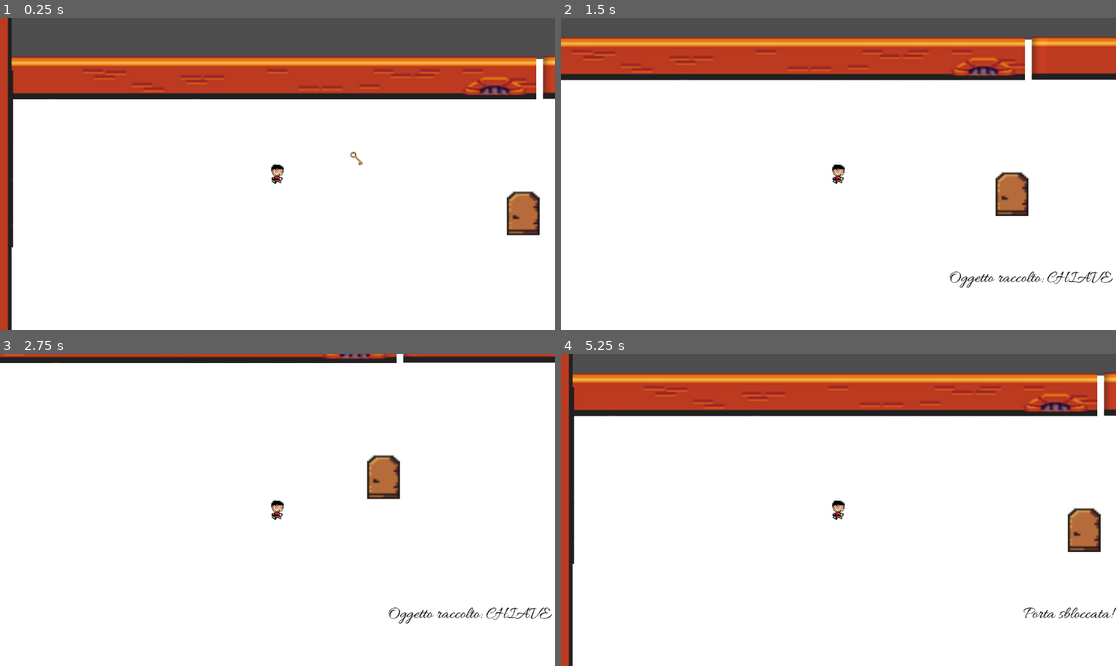
Above: before the commit, frames 1-4 (two rows, left to right).
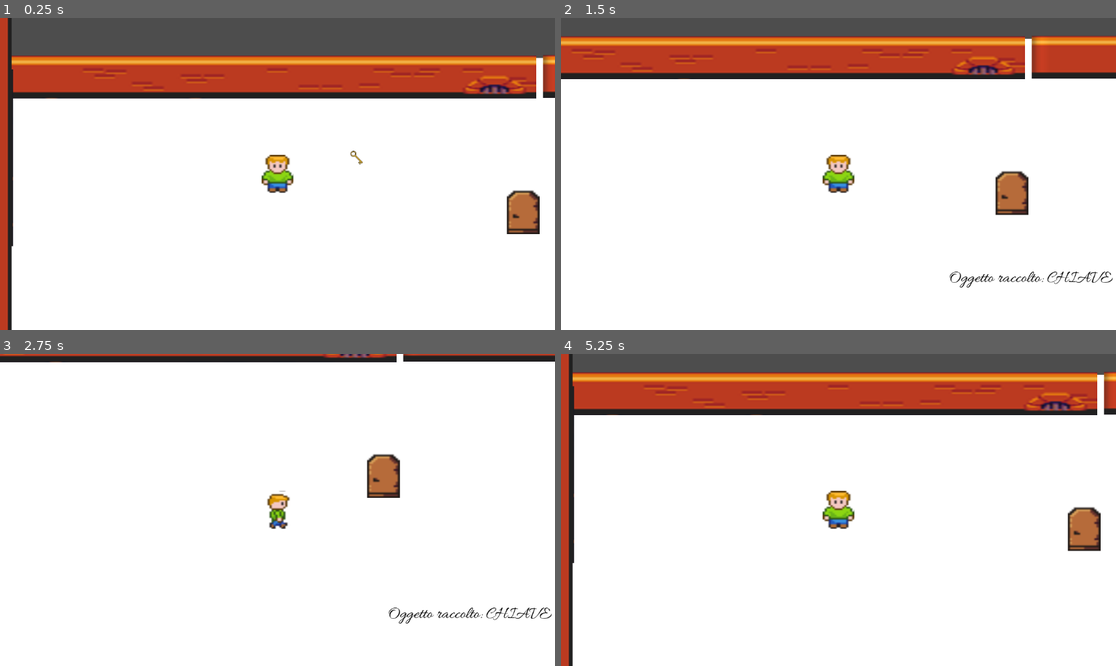
Above: after the commit, the same moments.

Repository: ProfGambetti/Ste-Mat-Mar
Game: Godot game, scene res://room_1.tscn
Same seed, same stepped clock (60 frames per second), same inputs: the game is played once before the commit and once after it. Sound files missing from this copy of the repository are replaced by a short silence.
Inputs:
- Up to frame 1 (0.25 s): no input
- Up to frame 2 (1.5 s): tap Enter at 0.5 s; hold Right (ui_right) 0.53-1.28 s; hold Down (ui_down) from 1.28 s (still down)
- Up to frame 3 (2.75 s): release Down (ui_down) at 2.03 s; hold Right (ui_right) from 2.03 s (still down)
- Up to frame 4 (5.25 s): release Right (ui_right) at 2.78 s; hold Up (ui_up) 2.78-3.53 s; hold Left (ui_left) 3.53-5.03 s; hold Down (ui_down) from 5.03 s (still down)

The runs differ from the first frame. In frame 1, 4.5% of the frame differs, in the area x 2-100%, y 11-74%; in frame 2, 4.5%; in frame 3, 1.6%; in frame 4, 4.7%, in the area x 2-100%, y 5-85%.

Commit message:
fix del player e aggiunta di animazioni

Diff:
--- a/player.gd
+++ b/player.gd
@@ -2,9 +2,46 @@
 
 const SPEED = 200.0
 
+@onready var animated_sprite = $AnimatedSprite2D
+
+# Ricorda l'ultima direzione
+var last_direction = "down"  # Direzione iniziale
+
+func _ready():
+	animated_sprite.play("standing_down")
+
 func _physics_process(delta):
-	# Input movimento
 	var direction = Input.get_vector("ui_left", "ui_right", "ui_up", "ui_down")
 	velocity = direction * SPEED
 
+	if direction != Vector2.ZERO:
+		# In movimento - determina animazione e salva direzione
+		if abs(direction.x) > abs(direction.y):
+			# Movimento orizzontale predominante
+			if direction.x < 0:
+				animated_sprite.play("run_left")
+				last_direction = "left"
+			else:
+				animated_sprite.play("run_right")
+				last_direction = "right"
+		else:
+			# Movimento verticale predominante
+			if direction.y < 0:
+				animated_sprite.play("run_up")
+				last_direction = "up"
+			else:
+				animated_sprite.play("run_down")
+				last_direction = "down"
+	else:
+		# Fermo - usa standing nella direzione corretta
+		match last_direction:
+			"up":
+				animated_sprite.play("standing_up")
+			"down":
+				animated_sprite.play("standing_down")
+			"left":
+				animated_sprite.play("standing_left")
+			"right":
+				animated_sprite.play("standing_right")
+
 	move_and_slide()
--- a/player.tscn
+++ b/player.tscn
@@ -1,41 +1,193 @@
-[gd_scene load_steps=10 format=3 uid="uid://bnyk6jwbbno6b"]
+[gd_scene load_steps=25 format=3 uid="uid://bnyk6jwbbno6b"]
 
 [ext_resource type="Script" uid="uid://cu3yo1xkacwqo" path="res://player.gd" id="1_onrkg"]
-[ext_resource type="Texture2D" uid="uid://dotk36n2usrup" path="res://frame-1.png" id="2_1jxqw"]
-[ext_resource type="Texture2D" uid="uid://d2iv3r3opogut" path="res://frame-2.png" id="3_dw050"]
-[ext_resource type="Texture2D" uid="uid://bqo6v4002jq8" path="res://frame-3.png" id="4_b26j0"]
-[ext_resource type="Texture2D" uid="uid://c6bf32rnddgwm" path="res://frame-4.png" id="5_n7ghd"]
-[ext_resource type="Texture2D" uid="uid://ck5tshsjox1ty" path="res://frame-5.png" id="6_nvl01"]
-[ext_resource type="Texture2D" uid="uid://cpafnahijqftb" path="res://frame-6.png" id="7_ivps1"]
+[ext_resource type="Texture2D" uid="uid://nusxqeq7hy8s" path="res://guy.png" id="2_onrkg"]
 
 [sub_resource type="CapsuleShape2D" id="CapsuleShape2D_hqtel"]
-radius = 20.500002
-height = 73.0
+radius = 42.0
+height = 130.54395
+
+[sub_resource type="AtlasTexture" id="AtlasTexture_i3pqv"]
+atlas = ExtResource("2_onrkg")
+region = Rect2(0, 0, 16, 24)
+
+[sub_resource type="AtlasTexture" id="AtlasTexture_hqtel"]
+atlas = ExtResource("2_onrkg")
+region = Rect2(16, 0, 16, 24)
+
+[sub_resource type="AtlasTexture" id="AtlasTexture_sweqy"]
+atlas = ExtResource("2_onrkg")
+region = Rect2(32, 0, 16, 24)
+
+[sub_resource type="AtlasTexture" id="AtlasTexture_2hs0m"]
+atlas = ExtResource("2_onrkg")
+region = Rect2(48, 0, 16, 24)
+
+[sub_resource type="AtlasTexture" id="AtlasTexture_1jxqw"]
+atlas = ExtResource("2_onrkg")
+region = Rect2(0, 48, 16, 24)
+
+[sub_resource type="AtlasTexture" id="AtlasTexture_dw050"]
+atlas = ExtResource("2_onrkg")
+region = Rect2(16, 48, 16, 24)
+
+[sub_resource type="AtlasTexture" id="AtlasTexture_b26j0"]
+atlas = ExtResource("2_onrkg")
+region = Rect2(32, 48, 16, 24)
+
+[sub_resource type="AtlasTexture" id="AtlasTexture_n7ghd"]
+atlas = ExtResource("2_onrkg")
+region = Rect2(48, 48, 16, 24)
+
+[sub_resource type="AtlasTexture" id="AtlasTexture_nvl01"]
+atlas = ExtResource("2_onrkg")
+region = Rect2(0, 24, 16, 24)
+
+[sub_resource type="AtlasTexture" id="AtlasTexture_ivps1"]
+atlas = ExtResource("2_onrkg")
+region = Rect2(16, 24, 16, 24)
+
+[sub_resource type="AtlasTexture" id="AtlasTexture_urp6f"]
+atlas = ExtResource("2_onrkg")
+region = Rect2(32, 24, 16, 24)
+
+[sub_resource type="AtlasTexture" id="AtlasTexture_bwjto"]
+atlas = ExtResource("2_onrkg")
+region = Rect2(48, 24, 16, 24)
+
+[sub_resource type="AtlasTexture" id="AtlasTexture_606se"]
+atlas = ExtResource("2_onrkg")
+region = Rect2(0, 72, 16, 24)
+
+[sub_resource type="AtlasTexture" id="AtlasTexture_u1c27"]
+atlas = ExtResource("2_onrkg")
+region = Rect2(16, 72, 16, 24)
+
+[sub_resource type="AtlasTexture" id="AtlasTexture_op7ga"]
+atlas = ExtResource("2_onrkg")
+region = Rect2(32, 72, 16, 24)
+
+[sub_resource type="AtlasTexture" id="AtlasTexture_q13i1"]
+atlas = ExtResource("2_onrkg")
+region = Rect2(48, 72, 16, 24)
+
+[sub_resource type="AtlasTexture" id="AtlasTexture_onrkg"]
+atlas = ExtResource("2_onrkg")
+region = Rect2(0, 0, 16, 24)
+
+[sub_resource type="AtlasTexture" id="AtlasTexture_pylmc"]
+atlas = ExtResource("2_onrkg")
+region = Rect2(0, 48, 16, 24)
+
+[sub_resource type="AtlasTexture" id="AtlasTexture_pbfsw"]
+atlas = ExtResource("2_onrkg")
+region = Rect2(0, 24, 16, 24)
+
+[sub_resource type="AtlasTexture" id="AtlasTexture_5tmop"]
+atlas = ExtResource("2_onrkg")
+region = Rect2(0, 72, 16, 24)
 
 [sub_resource type="SpriteFrames" id="SpriteFrames_urp6f"]
 animations = [{
 "frames": [{
 "duration": 1.0,
-"texture": ExtResource("2_1jxqw")
-}, {
-"duration": 1.0,
-"texture": ExtResource("3_dw050")
-}, {
-"duration": 1.0,
-"texture": ExtResource("4_b26j0")
-}, {
-"duration": 1.0,
-"texture": ExtResource("5_n7ghd")
-}, {
-"duration": 1.0,
-"texture": ExtResource("6_nvl01")
-}, {
-"duration": 1.0,
-"texture": ExtResource("7_ivps1")
-}],
-"loop": true,
-"name": &"idle",
+"texture": SubResource("AtlasTexture_i3pqv")
+}, {
+"duration": 1.0,
+"texture": SubResource("AtlasTexture_hqtel")
+}, {
+"duration": 1.0,
+"texture": SubResource("AtlasTexture_sweqy")
+}, {
+"duration": 1.0,
+"texture": SubResource("AtlasTexture_2hs0m")
+}],
+"loop": true,
+"name": &"run_down",
+"speed": 5.0
+}, {
+"frames": [{
+"duration": 1.0,
+"texture": SubResource("AtlasTexture_1jxqw")
+}, {
+"duration": 1.0,
+"texture": SubResource("AtlasTexture_dw050")
+}, {
+"duration": 1.0,
+"texture": SubResource("AtlasTexture_b26j0")
+}, {
+"duration": 1.0,
+"texture": SubResource("AtlasTexture_n7ghd")
+}],
+"loop": true,
+"name": &"run_left",
+"speed": 5.0
+}, {
+"frames": [{
+"duration": 1.0,
+"texture": SubResource("AtlasTexture_nvl01")
+}, {
+"duration": 1.0,
+"texture": SubResource("AtlasTexture_ivps1")
+}, {
+"duration": 1.0,
+"texture": SubResource("AtlasTexture_urp6f")
+}, {
+"duration": 1.0,
+"texture": SubResource("AtlasTexture_bwjto")
+}],
+"loop": true,
+"name": &"run_right",
+"speed": 5.0
+}, {
+"frames": [{
+"duration": 1.0,
+"texture": SubResource("AtlasTexture_606se")
+}, {
+"duration": 1.0,
+"texture": SubResource("AtlasTexture_u1c27")
+}, {
+"duration": 1.0,
+"texture": SubResource("AtlasTexture_op7ga")
+}, {
+"duration": 1.0,
+"texture": SubResource("AtlasTexture_q13i1")
+}],
+"loop": true,
+"name": &"run_up",
 "speed": 10.0
+}, {
+"frames": [{
+"duration": 1.0,
+"texture": SubResource("AtlasTexture_onrkg")
+}],
+"loop": true,
+"name": &"standing_down",
+"speed": 5.0
+}, {
+"frames": [{
+"duration": 1.0,
+"texture": SubResource("AtlasTexture_pylmc")
+}],
+"loop": true,
+"name": &"standing_left",
+"speed": 5.0
+}, {
+"frames": [{
+"duration": 1.0,
+"texture": SubResource("AtlasTexture_pbfsw")
+}],
+"loop": true,
+"name": &"standing_right",
+"speed": 5.0
+}, {
+"frames": [{
+"duration": 1.0,
+"texture": SubResource("AtlasTexture_5tmop")
+}],
+"loop": true,
+"name": &"standing_up",
+"speed": 5.0
 }]
 
 [node name="Player" type="CharacterBody2D"]
@@ -47,10 +199,10 @@
 shape = SubResource("CapsuleShape2D_hqtel")
 
 [node name="AnimatedSprite2D" type="AnimatedSprite2D" parent="."]
-position = Vector2(2.3841858e-07, 0)
-scale = Vector2(0.061941963, 0.056115612)
+position = Vector2(0, 2.000002)
+scale = Vector2(4.081997, 3.291667)
 sprite_frames = SubResource("SpriteFrames_urp6f")
-animation = &"idle"
+animation = &"run_down"
 
 [node name="Camera2D" type="Camera2D" parent="AnimatedSprite2D"]
 position = Vector2(-5.960487e-08, 0)
Binary file removed: frame-1.png
Not shown, removed: frame-1.png.import
Binary file removed: frame-2.png
Not shown, removed: frame-2.png.import
Binary file removed: frame-3.png
Not shown, removed: frame-3.png.import
Binary file removed: frame-4.png
Binary file removed: frame-5.png
Not shown, removed: frame-5.png.import
Binary file removed: frame-6.png
Not shown, removed: frame-6.png.import
Binary file added: guy.png
(and 1 more such lines)
